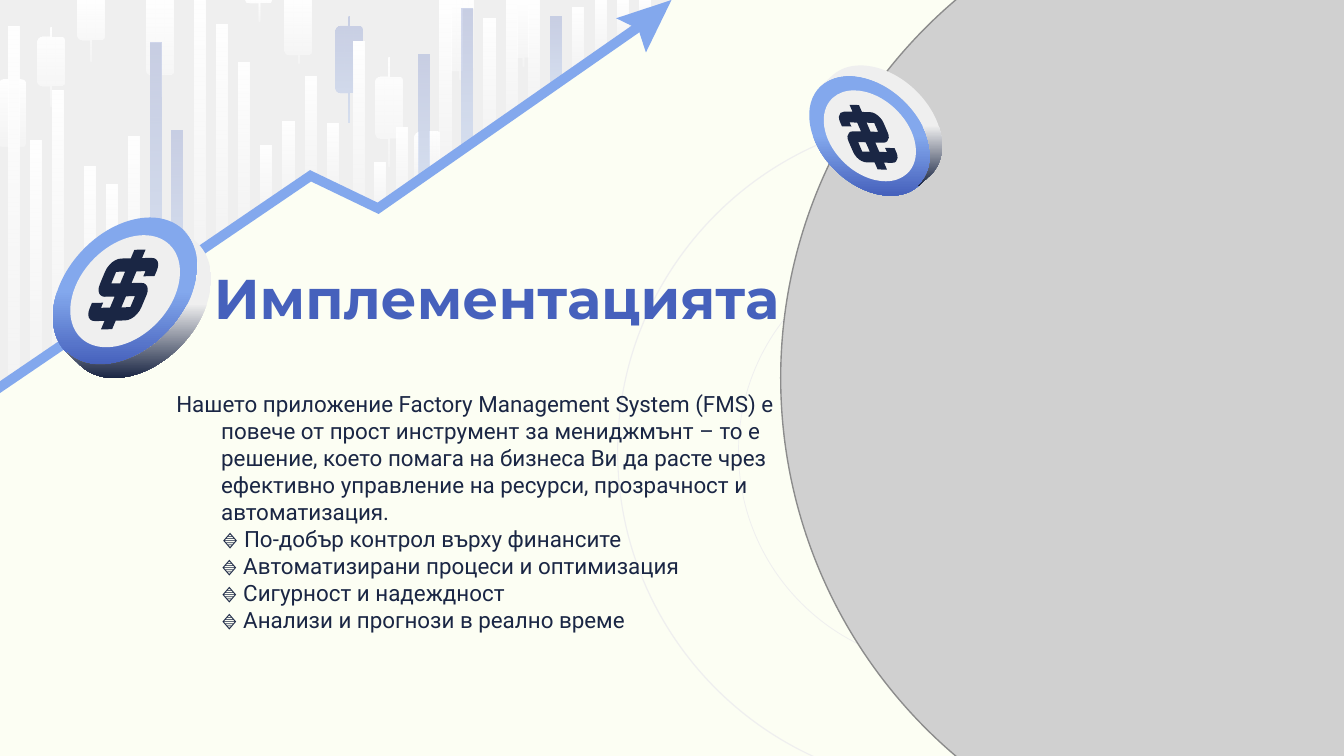
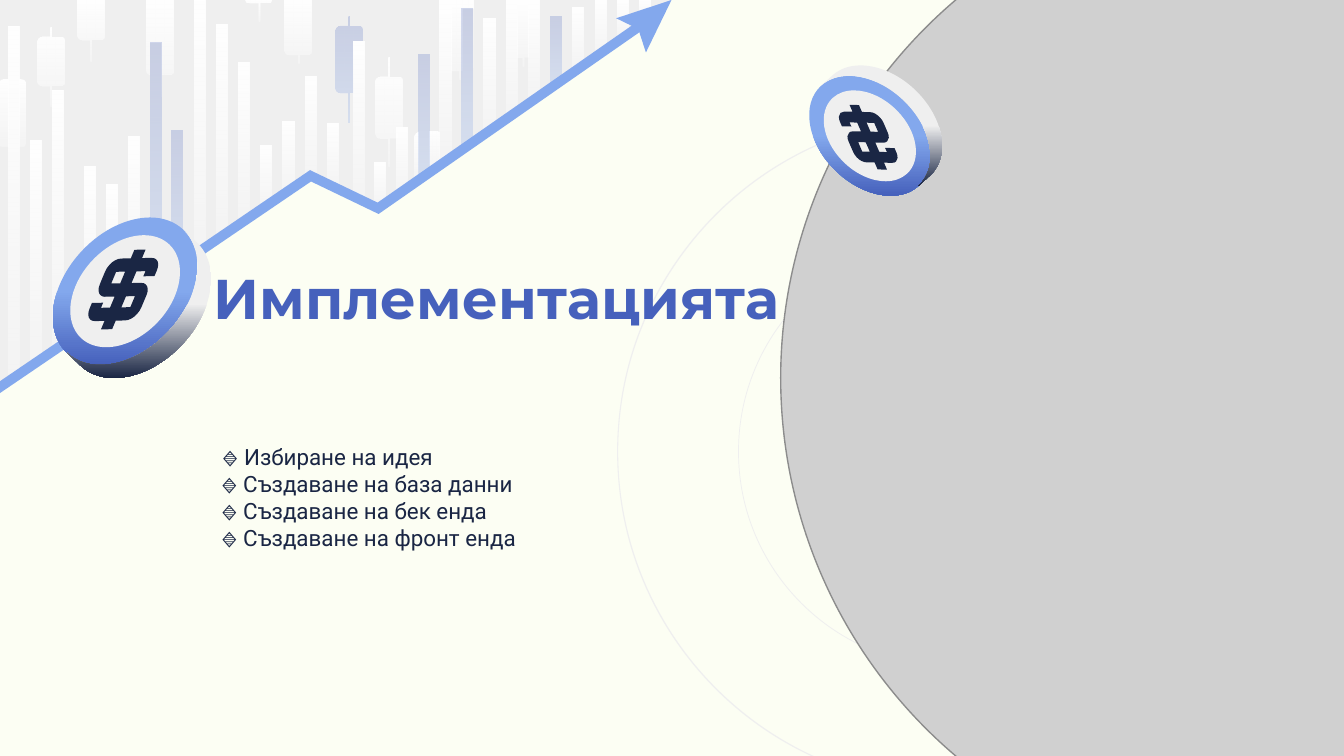
Before and after one commit to KKIvanov22/FMS, a slide deck: slide 4 of documentation/205_presentation.pptx (slide 5 before the commit). Drawn at 1344x756 pixels with LibreOffice and Linux fonts; fonts in the diff are those of the drawing; grey boxes stand for pictures. Boxes give left, top, right and bottom in pixels: in the first picture for what was removed or moved away, otherwise in the second. Text is boxed around its words. In the diff, an @@ line names an element or a change of style, - is before the commit and + after.

Commit message:
Make changes to the presentation

```diff
--- a/documentation/205_presentation.pptx
+++ b/documentation/205_presentation.pptx
@@ subtitle "🔹 Избиране на идея 🔹 ..." at box(243, 448, 515, 551): vertical alignment top to middle @@
@@ subtitle at box(243, 448, 515, 551): text changed @@
-Нашето приложение Factory Management System (FMS) е повече от прост инструмент за мениджмънт – то е решение, което помага на бизнеса Ви да расте чрез ефективно управление на ресурси, прозрачност и автоматизация.
-🔹 По-добър контрол върху финансите
-🔹 Автоматизирани процеси и оптимизация
-🔹 Сигурност и надеждност
-🔹 Анализи и прогнози в реално време
+🔹 Избиране на идея
+🔹 Създаване на база данни
+🔹 Създаване на бек енда
+🔹 Създаване на фронт енда
```
Also in this commit, not shown: 1 other slide changed, 1 other file.
